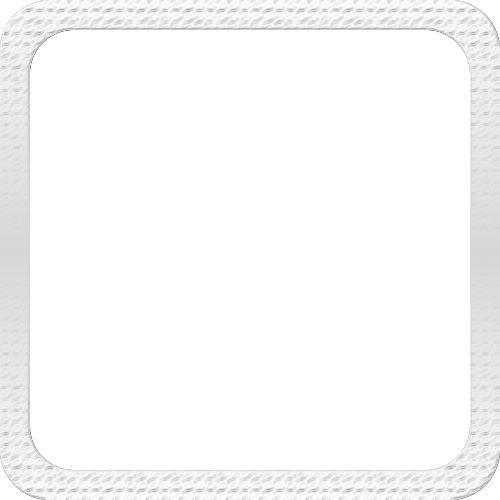
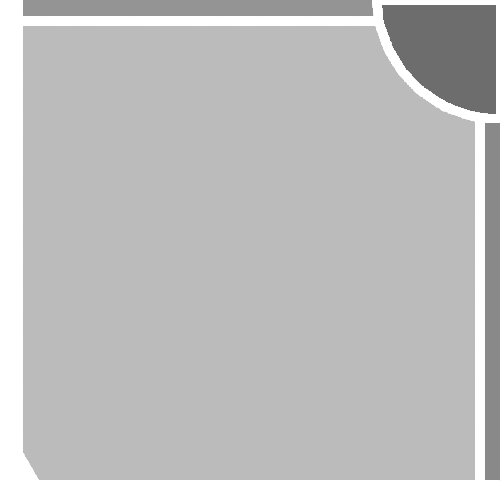
Layer changes from the first 500×500 image to the second:
painted on "Warstwa" over [0, 0, 500, 500]
